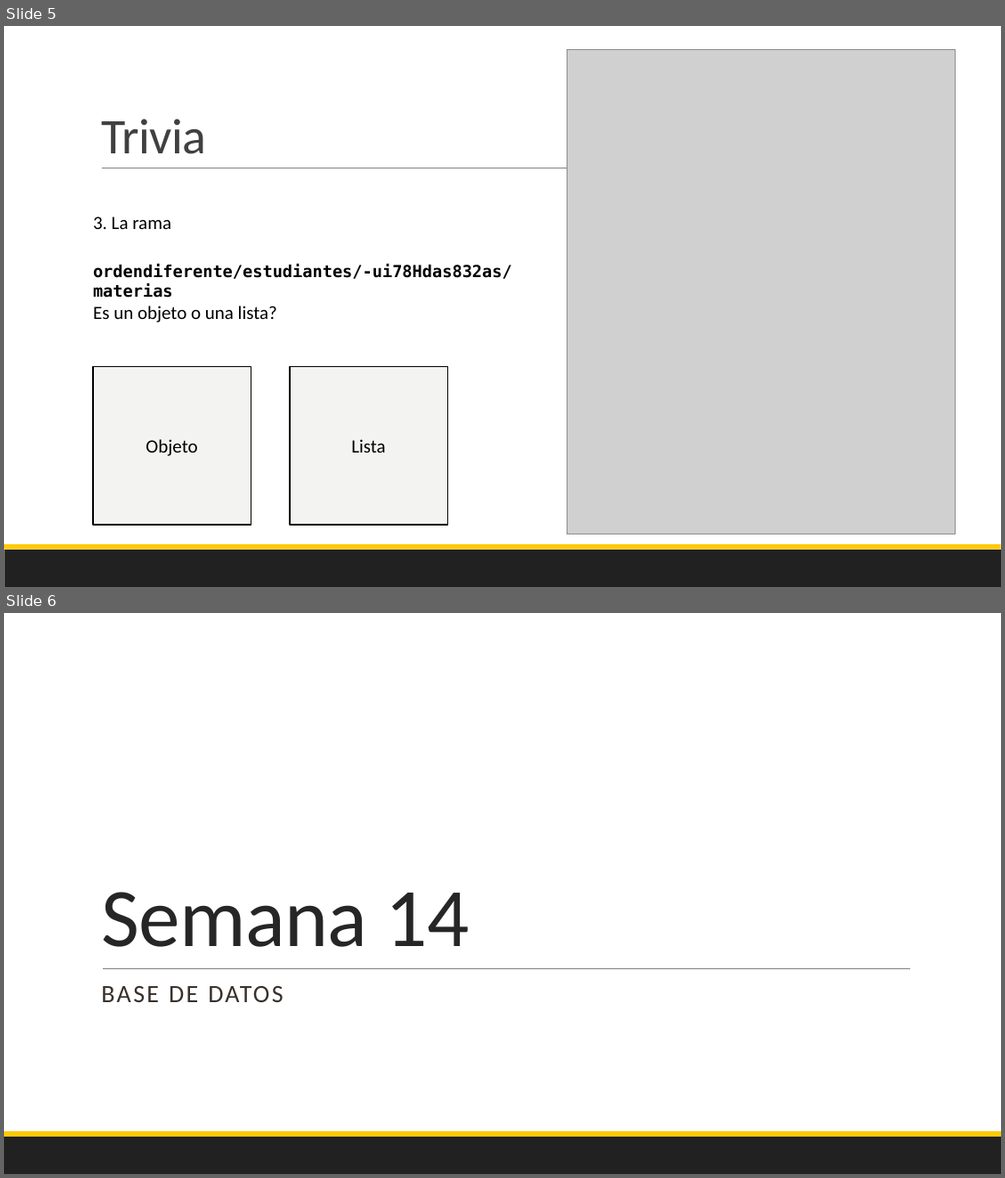
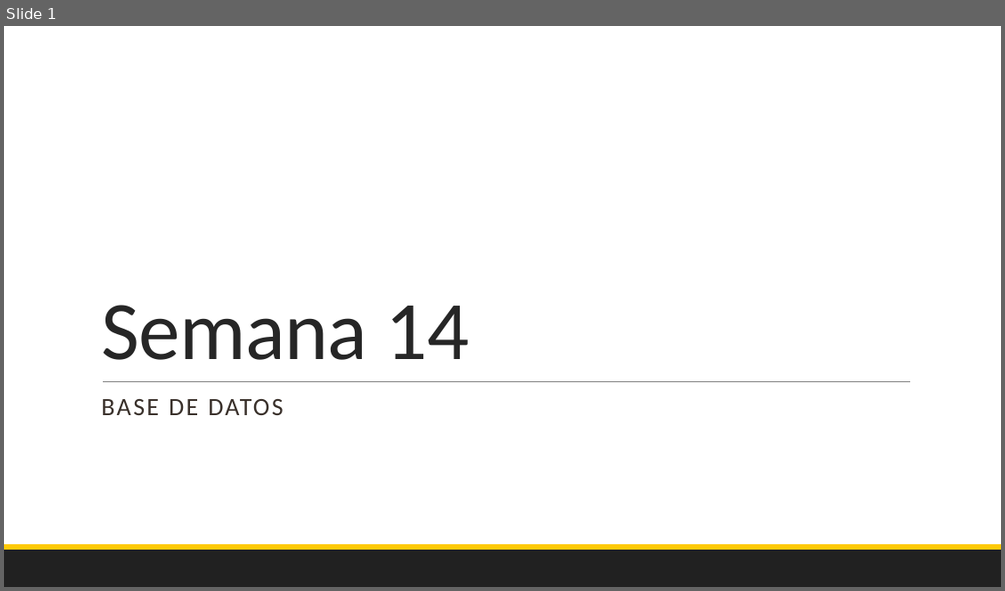
Before and after one commit to Domiciano/EcoApp201, a slide deck: Semana 14/PresentacionMartes.pptx. Shown one above the other, each under a label of ours: slides 5 and 6 before the commit, slide 1 after it. The pictures are 1005x1178 and 1005x591 pixels, drawn with LibreOffice and Linux fonts; fonts in the diff are those of the drawing; grey boxes stand for pictures. Boxes give left, top, right and bottom in pixels: in the first picture for what was removed or moved away, otherwise in the second. Text is boxed around its words. In the diff, an @@ line names an element or a change of style, - is before the commit and + after.

```diff
--- a/Semana 14/PresentacionMartes.pptx
+++ b/Semana 14/PresentacionMartes.pptx
@@ slide 5 removed at (x1=4, y1=26, x2=1001, y2=587), background #FFFFFF; not listed: 2 template elements that a slide beside it also shows @@
@@ picture removed at (x1=567, y1=49, x2=955, y2=534) @@
@@ title removed at (x1=101, y1=119, x2=206, y2=154) @@
-Trivia
@@ line removed from (102, 168) to (917, 168) @@
@@ text removed at (x1=93, y1=216, x2=277, y2=322) @@
-3. La rama
-Es un objeto o una lista?
@@ text removed at (x1=93, y1=264, x2=512, y2=297) @@
-ordendiferente/estudiantes/-ui78Hdas832as/materias
@@ rectangle removed at (x1=93, y1=366, x2=251, y2=524) @@
-Objeto
@@ rectangle removed at (x1=290, y1=366, x2=447, y2=524) @@
-Lista
@@ what was slide 6 is now slide 1 @@
```
Also in this commit, not shown: 7 slides added, 4 other slides removed, 3 other files.
